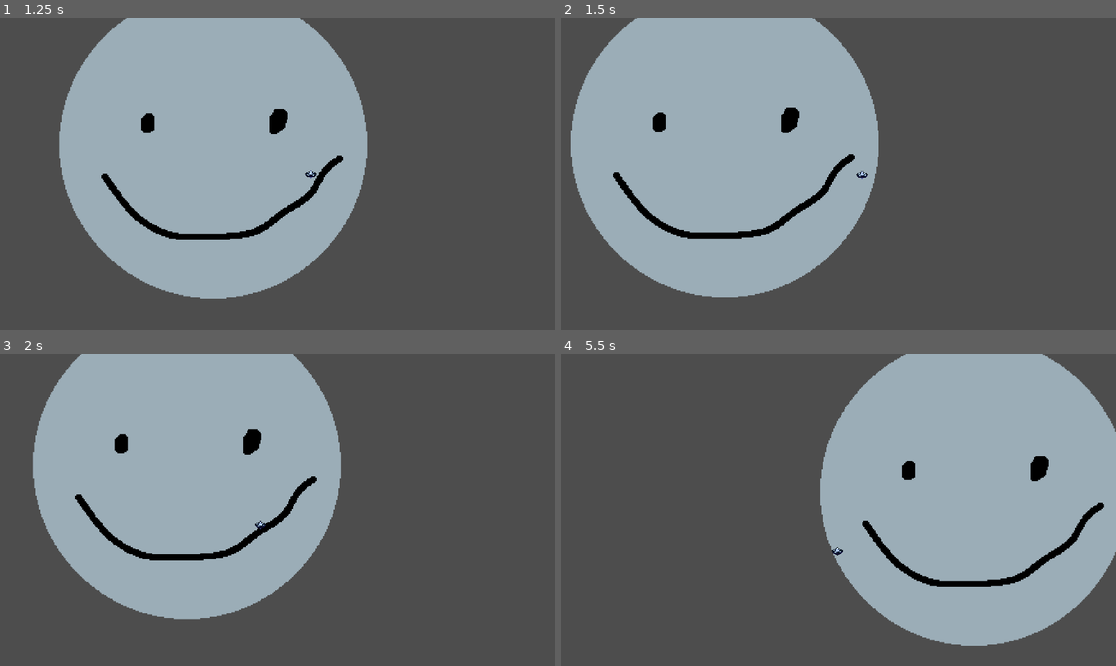
Above: before the commit, frames 1-4 (two rows, left to right).
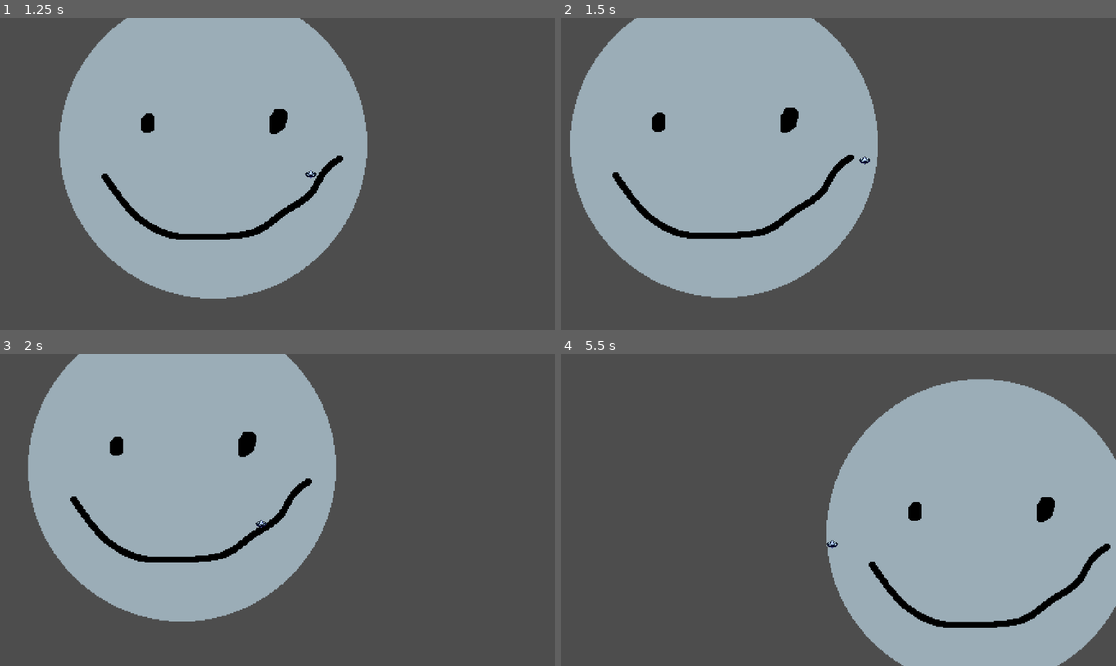
Above: after the commit, the same moments.

Repository: Dragos-Lup/spin
Game: Godot game, scene res://scenes/testing_scene.tscn
The game is run twice, just before and just after one commit, with the same random seed, the same clock (stepped at 60 frames per second) and the same inputs.
Inputs (mouse positions are in pixels of both pictures, inside the frame that each line leads up to):
- Up to frame 1 (1.25 s): tap Enter at 0.5 s; move the mouse to (399, 158) at 0.52 s; hold D (right) from 0.53 s (still down); click (399, 158) at 0.6 s
- Up to frame 2 (1.5 s): move the mouse to (727, 189) at 1.27 s; release D (right) at 1.28 s; hold S (down) from 1.28 s (still down); click (727, 189) at 1.35 s
- Up to frame 3 (2 s): keep holding S (down)
- Up to frame 4 (5.5 s): move the mouse to (894, 441) at 2.02 s; release S (down) at 2.03 s; hold D (right) 2.03-2.78 s; click (894, 441) at 2.1 s; move the mouse to (810, 572) at 2.77 s; hold W (up) 2.78-3.53 s; click (810, 572) at 2.85 s; move the mouse to (1005, 556) at 3.52 s; hold A (left) 3.53-5.03 s; click (1005, 556) at 3.6 s; move the mouse to (672, 463) at 4.27 s; click (672, 463) at 4.35 s; move the mouse to (866, 510) at 5.02 s; hold S (down) from 5.03 s (still down); click (866, 510) at 5.1 s

Frame 1 is identical in both runs. In frame 2, 0.6% of the frame differs, in the area x 1-58%, y 0-90%; in frame 3, 3.0%; in frame 4, 15%, in the area x 46-100%, y 0-100%.

Commit message:
Implemented dash

Diff:
--- a/scenes/main_character.tscn
+++ b/scenes/main_character.tscn
@@ -153,5 +153,3 @@
 libraries = {
 "": SubResource("AnimationLibrary_1iu5i")
 }
-
-[connection signal="timeout" from="dashTimer" to="." method="_on_timer_timeout"]
--- a/scripts/main_character.gd
+++ b/scripts/main_character.gd
@@ -1,7 +1,7 @@
 extends CharacterBody2D
 
 const SPEED = 3000.0
-const MAX_SPEED = 1000.0
+var MAX_SPEED = 1000.0
 const DASH_SPEED = 2000.0
 const FRICTION = 20.0 ## calling this friction is evil, it's the value move_toward uses.
 const BOUNCY = .8
@@ -11,25 +11,30 @@
 @onready var state_machine = animation_tree.get("parameters/playback")
 
 var canDash = true
+var dashing = false
 var dash_start_time = 0
 
 func _physics_process(delta: float) -> void:
 	var direction := Input.get_vector("left", "right", "up", "down").normalized()
 	var target_vel = (direction * SPEED).clampf(-MAX_SPEED, MAX_SPEED) #This is how fast we want to go
 
-	if Input.is_action_just_pressed("dash") && canDash:
+	if Input.is_action_just_pressed("dash"):
 		dash_start_time = Time.get_ticks_msec()
 		state_machine.travel("jump")
-		#var dash_vector = (get_global_mouse_position() - global_position).normalized()
-		#velocity = dash_vector * DASH_SPEED
+		MAX_SPEED *= .25
 		canDash = false
-		%dashTimer.start()
+		dashing = true
+
+	if Input.is_action_just_released("dash"):
+		assert(MAX_SPEED == 250)  ## This will need to be removed in final build
+		MAX_SPEED *= 4
+		var chargetime = Time.get_ticks_msec() - dash_start_time
+		if (chargetime) > 850:
+			var dash_vector = (get_global_mouse_position() - global_position).normalized()
+			velocity = dash_vector * (DASH_SPEED * chargetime/1000)
 
 	velocity = velocity.move_toward(target_vel, FRICTION)
 
 	var collision = move_and_collide(velocity * delta)
 	if collision:
 		velocity = velocity.bounce(collision.get_normal()) * BOUNCY
-
-func _on_timer_timeout() -> void:
-	canDash = true
